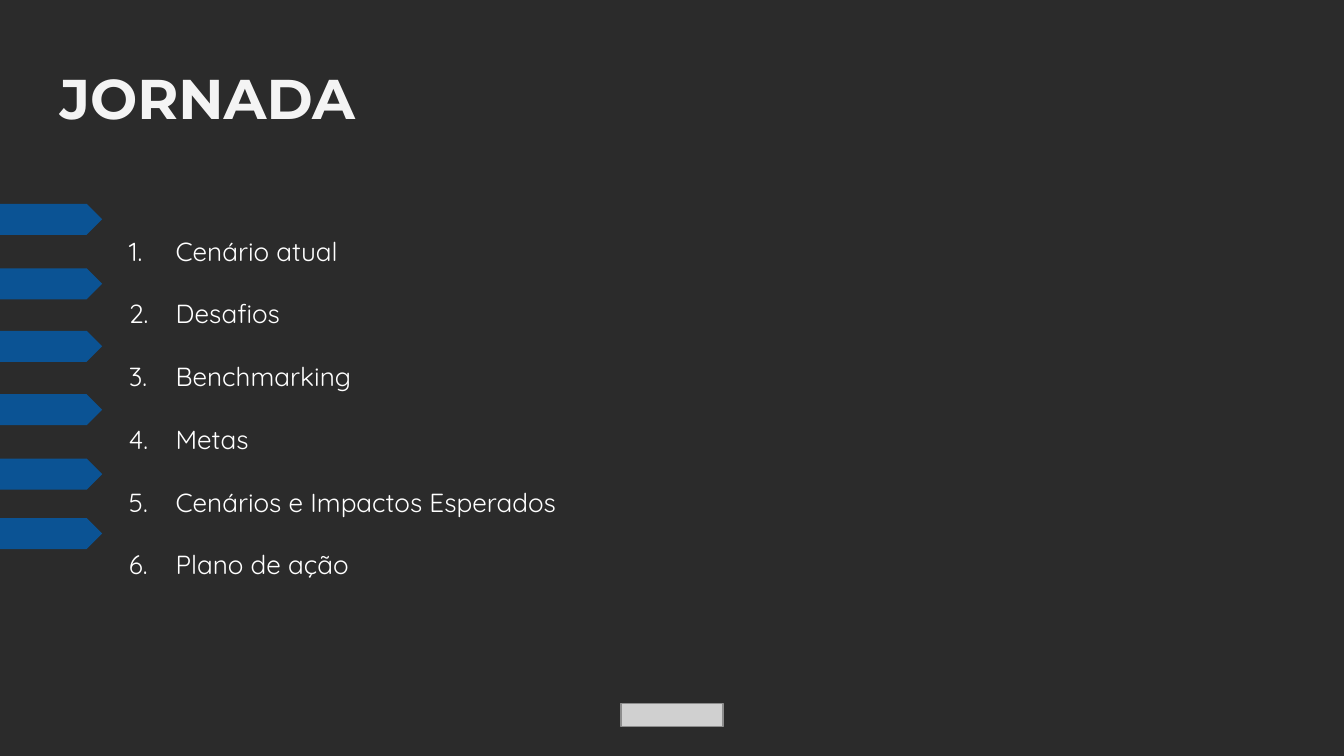
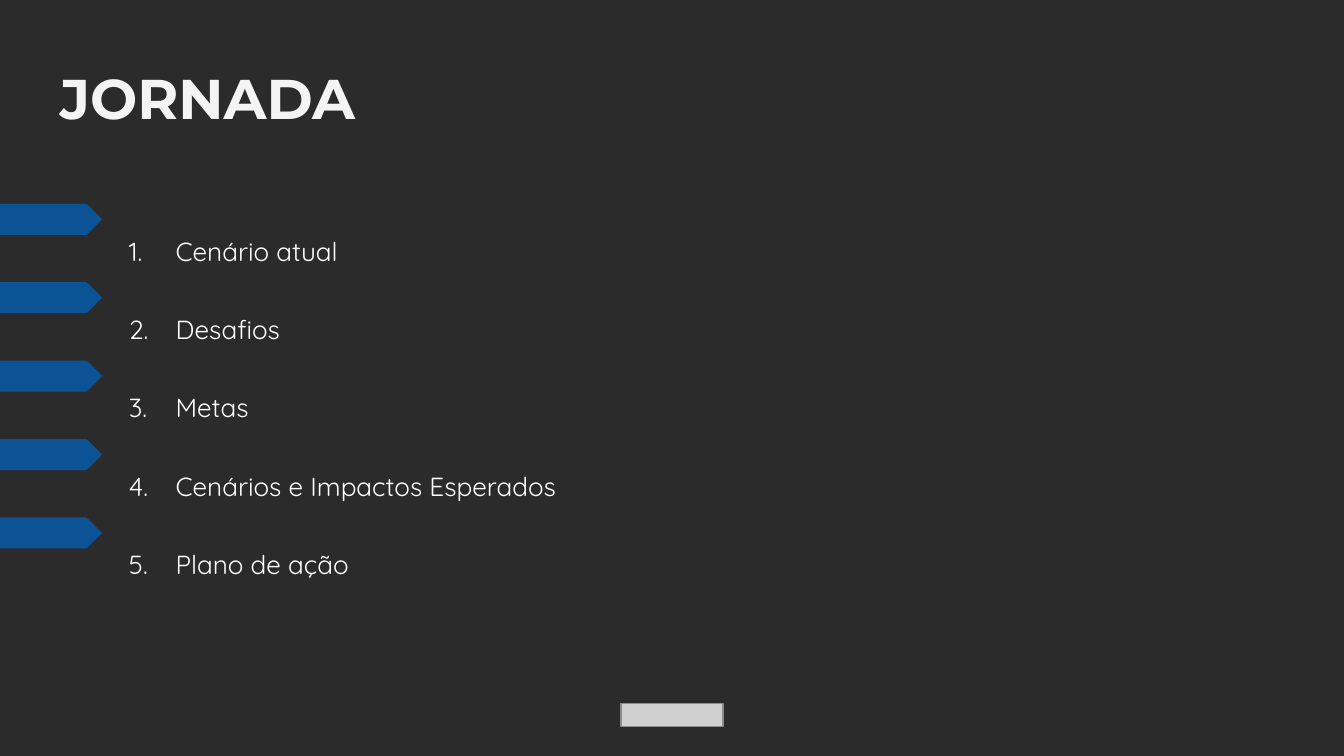
Before and after one commit to MatheusBoomer/growth-cycle-boomer, a slide deck: slide 2 of .claude/skills/_shared/modelos-apresentacao/molde-apresentacao.pptx. Drawn at 1344x756 pixels with LibreOffice and Linux fonts; fonts in the diff are those of the drawing; grey boxes stand for pictures; background and template pictures are left out; a plain dark background stands for a picture behind light text. Boxes give left, top, right and bottom in pixels: in the first picture for what was removed or moved away, otherwise in the second. Text is boxed around its words. In the diff, an @@ line names an element or a change of style, - is before the commit and + after.

```diff
--- a/.claude/skills/_shared/modelos-apresentacao/molde-apresentacao.pptx
+++ b/.claude/skills/_shared/modelos-apresentacao/molde-apresentacao.pptx
@@ text "Cenário atual" at [176, 241, 556, 578]: line spacing 2 to 2.5 @@
@@ pentagon arrow: place and size @@
-pentagon arrow at [0, 269, 102, 300]
+pentagon arrow at [0, 282, 102, 313]
@@ pentagon arrow: place and size @@
-pentagon arrow at [0, 331, 102, 362]
+pentagon arrow at [0, 360, 102, 391]
@@ text at [176, 366, 352, 392]: paragraph removed @@
-3. Benchmarking
@@ pentagon arrow: place and size @@
-pentagon arrow at [0, 394, 102, 425]
+pentagon arrow at [0, 439, 102, 470]
@@ pentagon arrow: place and size @@
-pentagon arrow at [0, 458, 102, 489]
+pentagon arrow at [0, 517, 102, 548]
```
Also in this commit, not shown: 12 other files.
